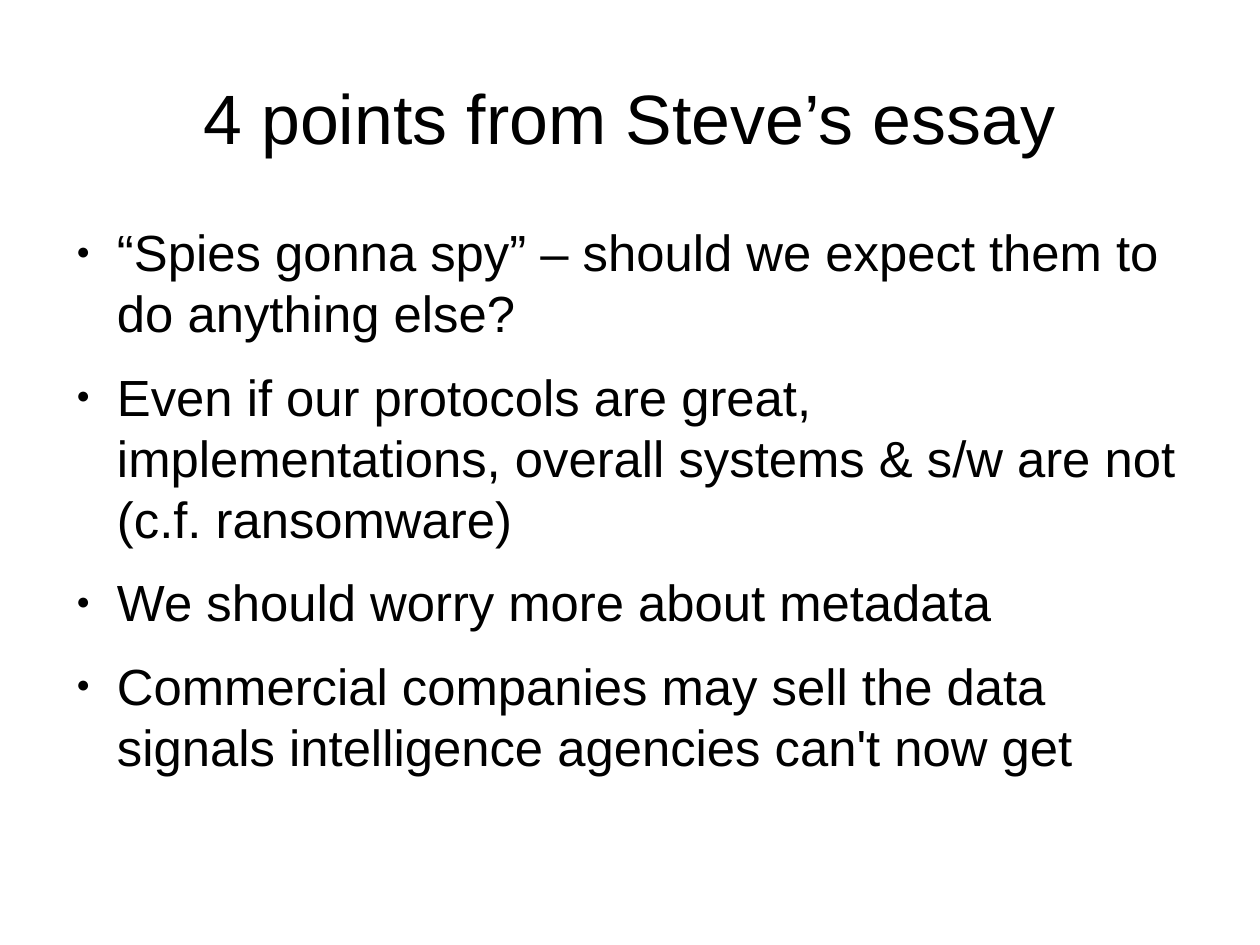
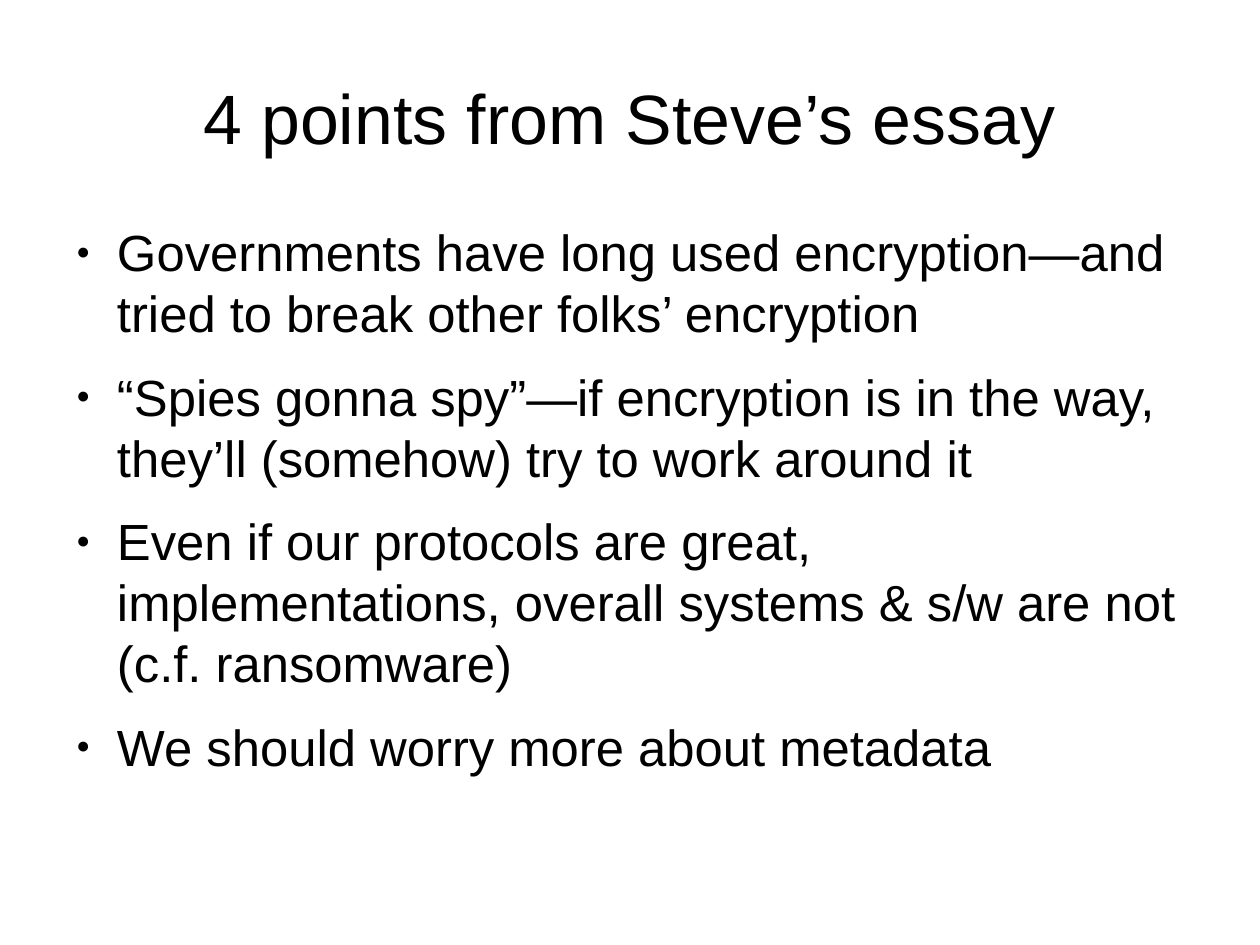
Before and after one commit to elear/postsnowden, a slide deck: slide 12 of rfc9446-pressie.odp. Drawn at 1260x945 pixels with LibreOffice and Linux fonts; fonts in the diff are those of the drawing. Boxes give left, top, right and bottom in pixels: in the first picture for what was removed or moved away, otherwise in the second. Text is boxed around its words. In the diff, an @@ line names an element or a change of style, - is before the commit and + after.

Commit message:
updated smb slide

```diff
--- a/rfc9446-pressie.odp
+++ b/rfc9446-pressie.odp
@@ text at box(117, 234, 1164, 487): text changed @@
-● “Spies gonna spy” – should we expect them to do anything else?
+● Governments have long used encryption—and tried to break other folks’ encryption
+● “Spies gonna spy”—if encryption is in the way, they’ll (somehow) try to work around it
@@ text at box(117, 668, 1073, 776): paragraph removed @@
-● Commercial companies may sell the data signals intelligence agencies can't now get
```
